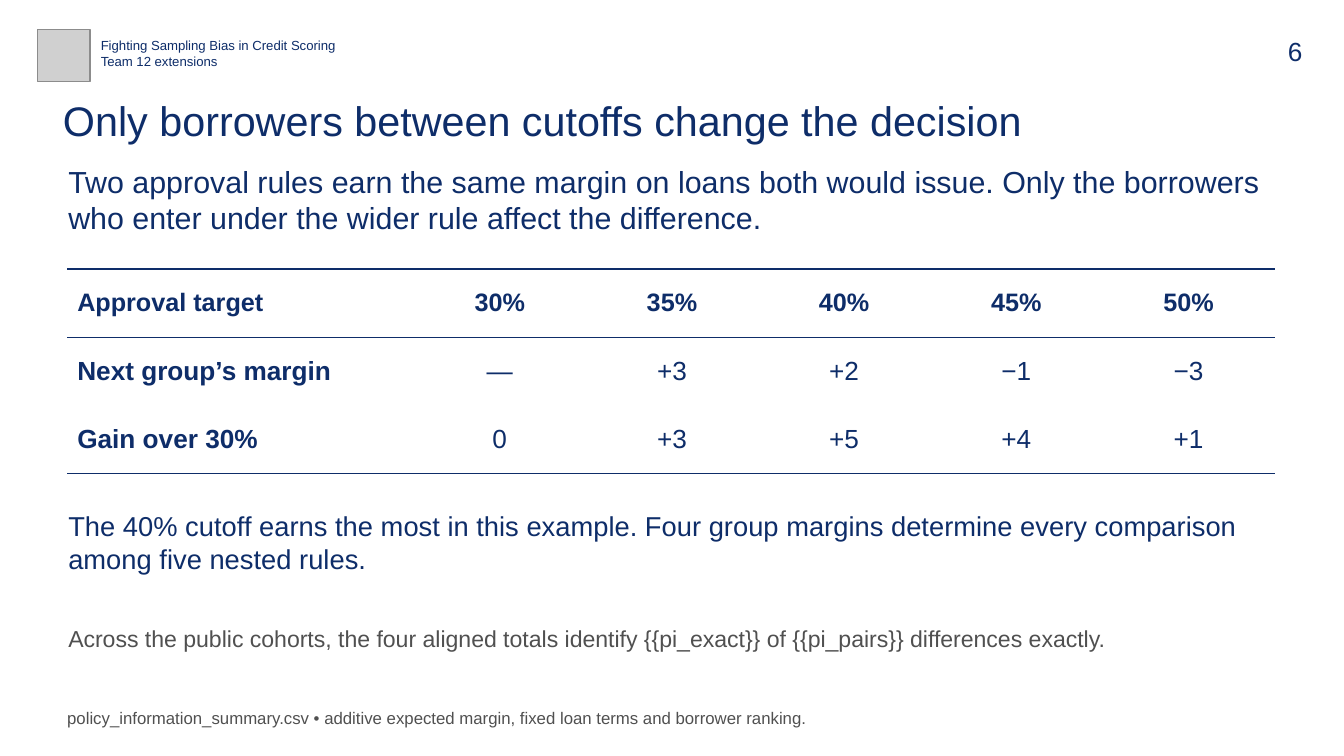
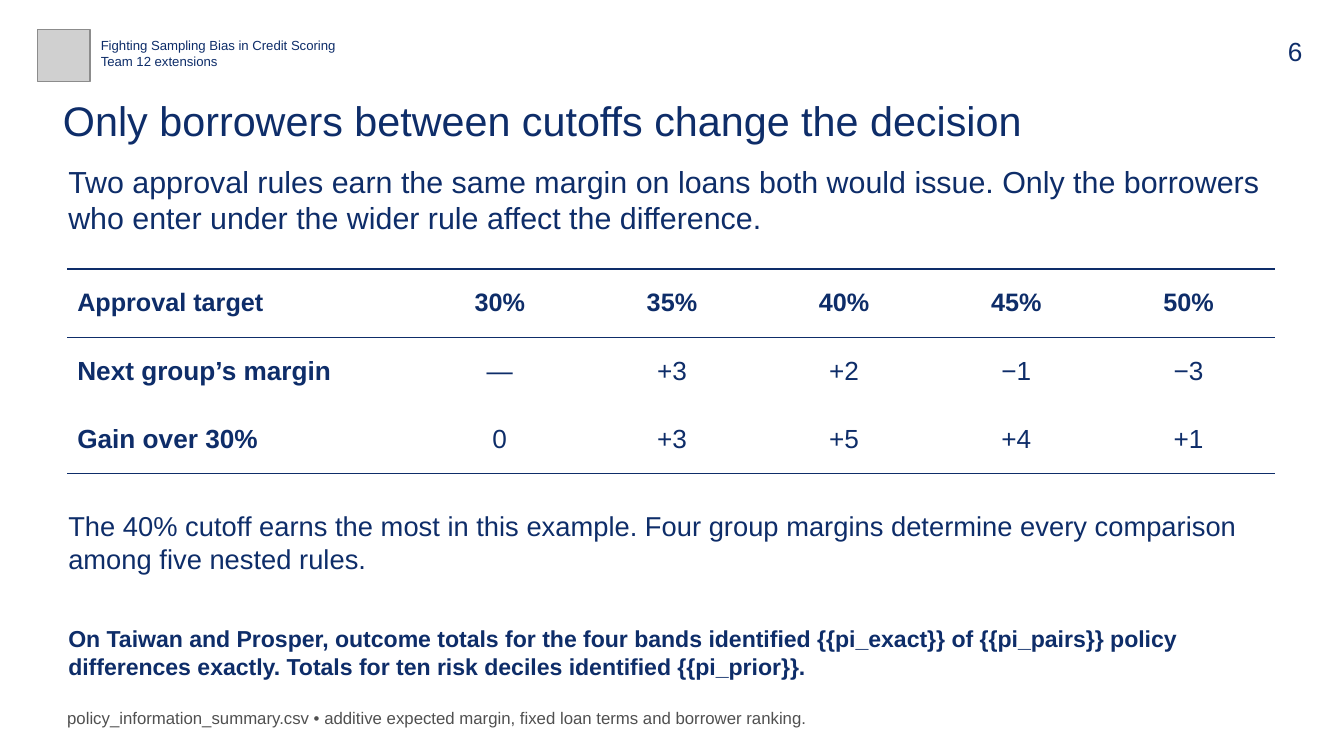
Before and after one commit to bigpurota/paper11, a slide deck: slide 6 of slides/talk-template.pptx. Drawn at 1344x756 pixels with LibreOffice and Linux fonts; fonts in the diff are those of the drawing; grey boxes stand for pictures. Boxes give left, top, right and bottom in pixels: in the first picture for what was removed or moved away, otherwise in the second. Text is boxed around its words. In the diff, an @@ line names an element or a change of style, - is before the commit and + after.

```diff
--- a/slides/talk-template.pptx
+++ b/slides/talk-template.pptx
@@ text at [68,630,1177,680]: text changed; text colour #505050 to #0E2D69; bold on @@
-Across the public cohorts, the four aligned totals identify {{pi_exact}} of {{pi_pairs}} differences exactly.
+On Taiwan and Prosper, outcome totals for the four bands identified {{pi_exact}} of {{pi_pairs}} policy differences exactly. Totals for ten risk deciles identified {{pi_prior}}.
```
Also in this commit, not shown: 6 other slides changed, 1 slide added, 13 other files.
